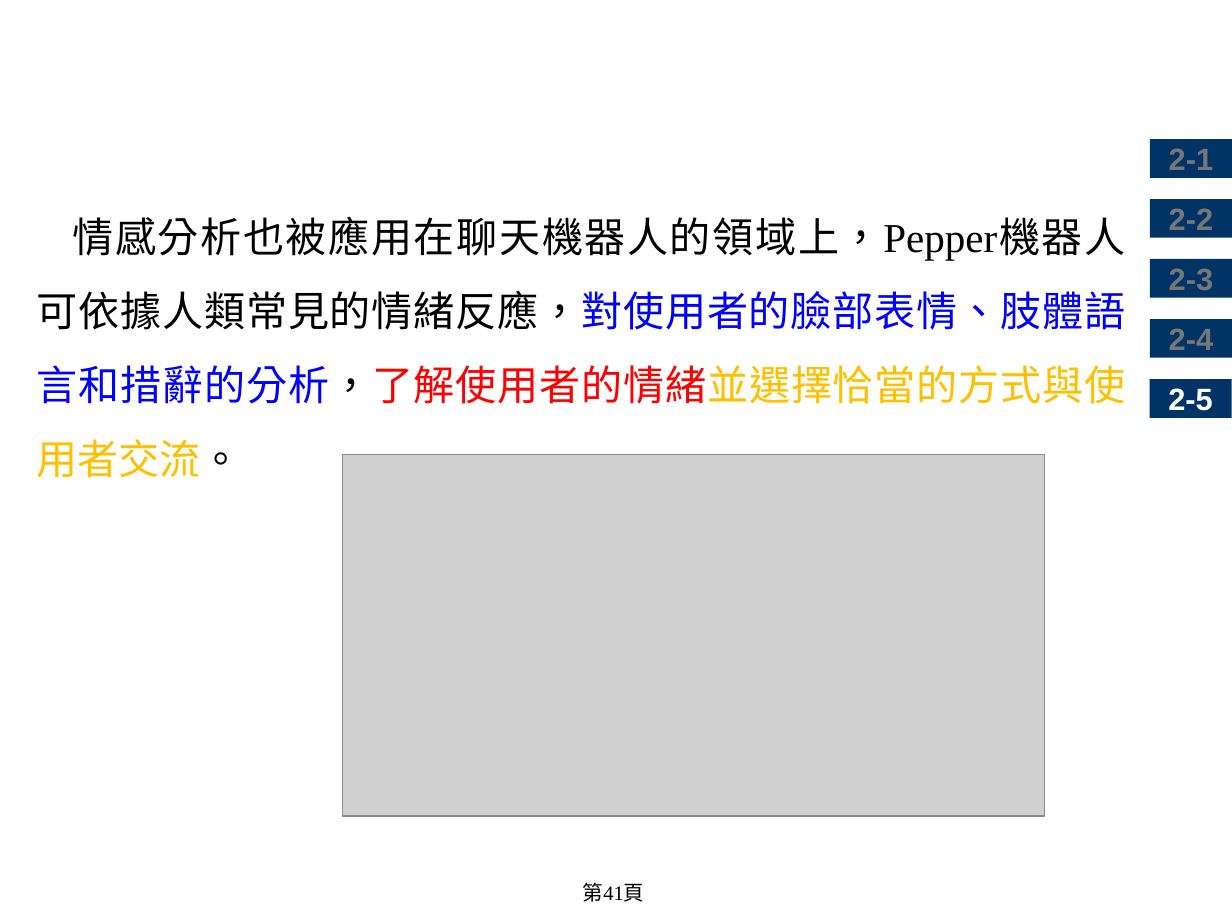
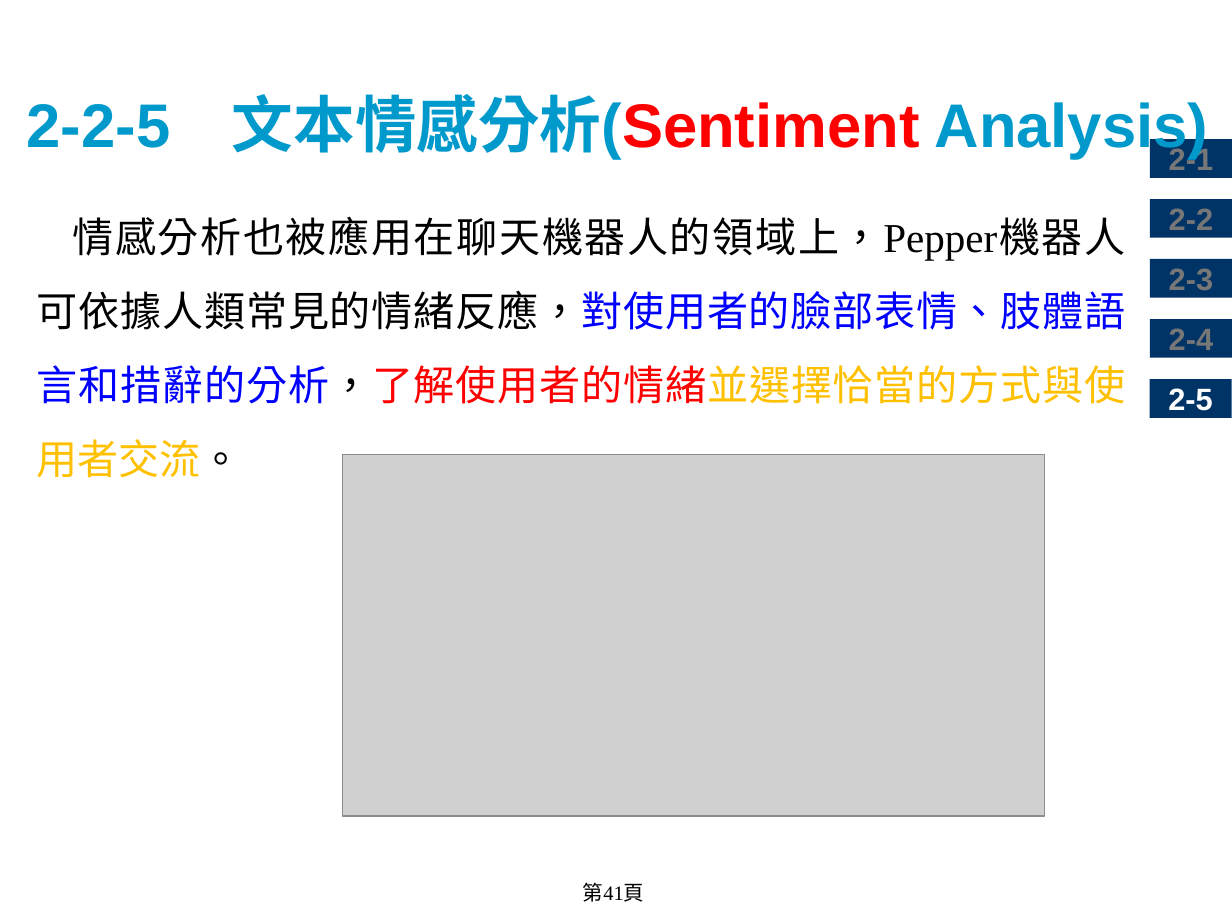
Before and after one commit to chih-chengwu/Artificial-Intelligence-MD, a slide deck: slide 41 of 2.人工智慧應用.pptx. Drawn at 1232x924 pixels with LibreOffice and Linux fonts; fonts in the diff are those of the drawing; grey boxes stand for pictures; background and template pictures are left out. Boxes give left, top, right and bottom in pixels: in the first picture for what was removed or moved away, otherwise in the second. Text is boxed around its words. In the diff, an @@ line names an element or a change of style, - is before the commit and + after.

```diff
--- a/2.人工智慧應用.pptx
+++ b/2.人工智慧應用.pptx
@@ title added at <box>26,94,1209,160</box>, 36 pt, text #0099CC, bold @@
+2-2-5 文本情感分析(Sentiment Analysis)
```
Also in this commit, not shown: 43 other slides changed, 14 slides added, 14 slides removed, 3 other files.
